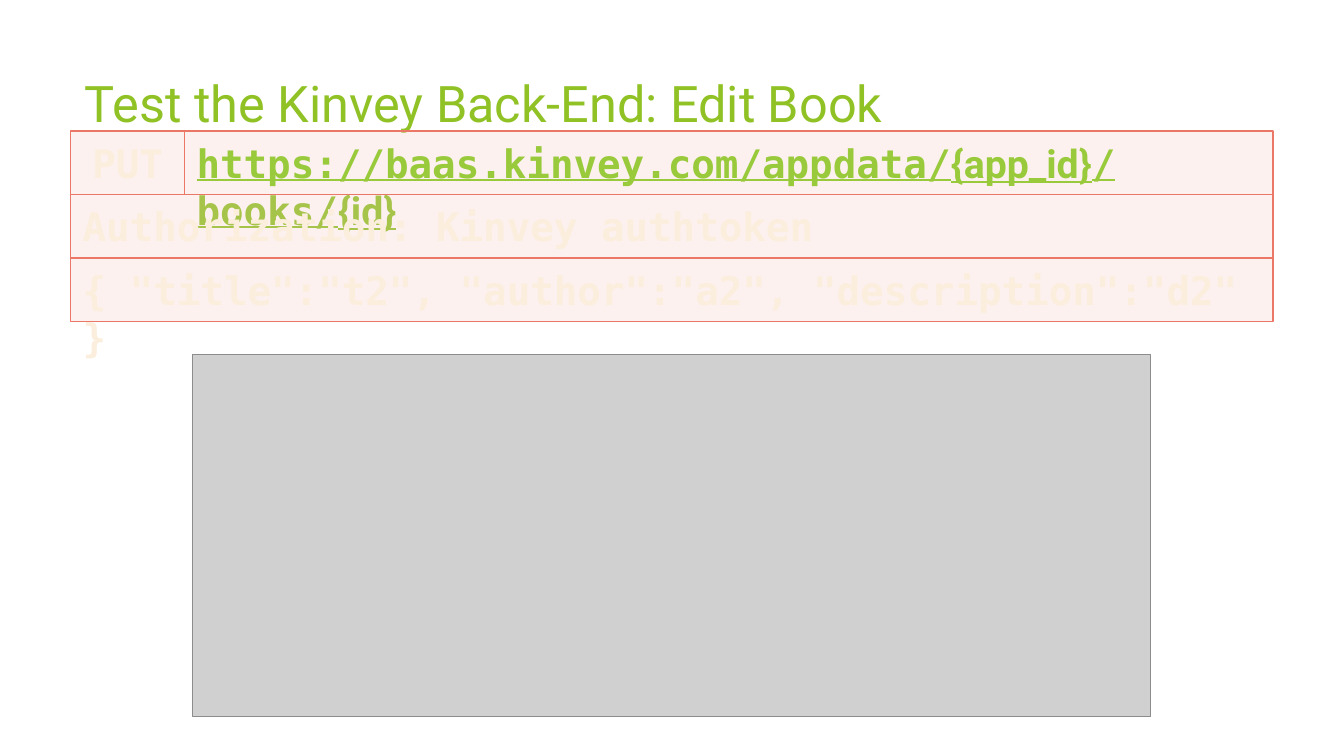
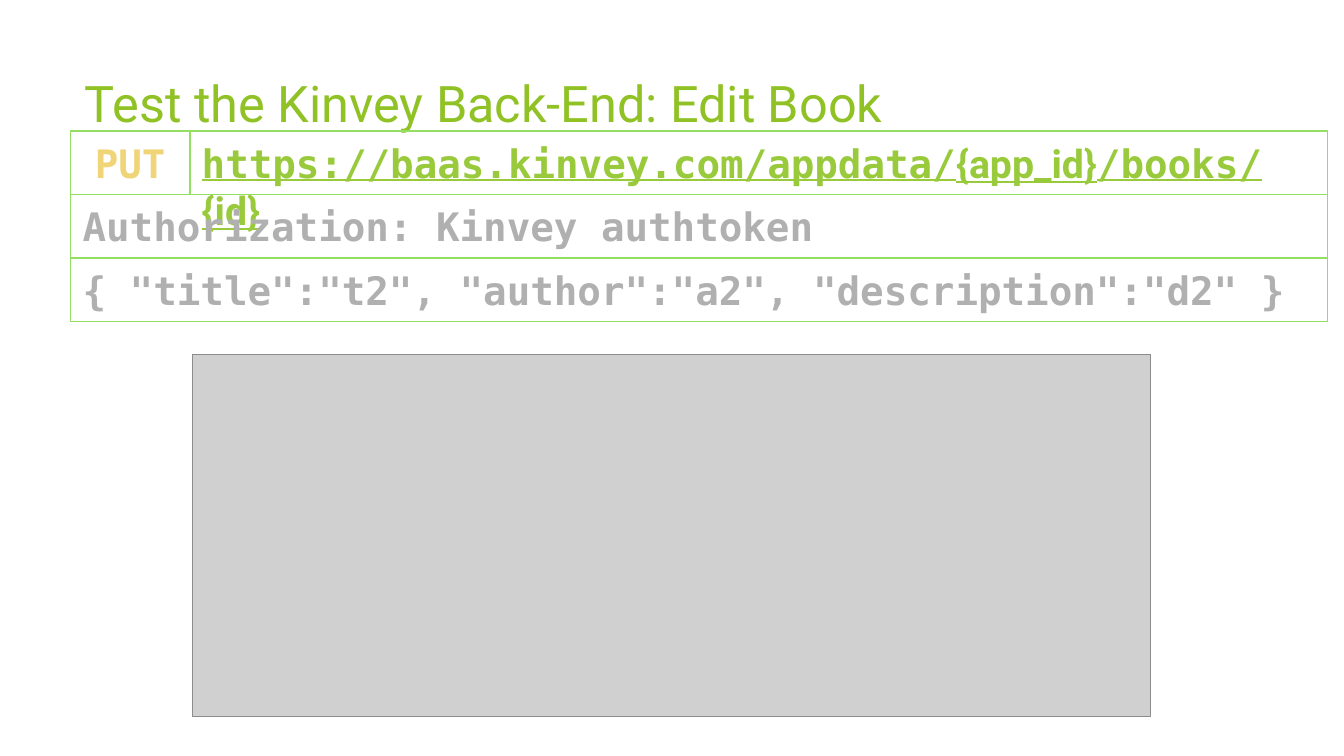
Before and after one commit to profjordanov/hybrid-app-development, a slide deck: slide 20 of 03. Async JS/tasks.pptx. Drawn at 1344x756 pixels with LibreOffice and Linux fonts; fonts in the diff are those of the drawing; grey boxes stand for pictures. Boxes give left, top, right and bottom in pixels: in the first picture for what was removed or moved away, otherwise in the second. Text is boxed around its words. In the diff, an @@ line names an element or a change of style, - is before the commit and + after.

```diff
--- a/03. Async JS/tasks.pptx
+++ b/03. Async JS/tasks.pptx
@@ rectangle "PUT": place and size @@
-rectangle "PUT" at <box>71,131,185,195</box>
+rectangle "PUT" at <box>71,131,190,195</box>
@@ text in rectangle at <box>95,149,166,179</box>: text added @@
+PUT
@@ rectangle "https://baas.kinvey.com/appdata/{app_id}/books/{id}": place and size @@
-rectangle "https://baas.kinvey.com/appdata/{app_id}/books/{id}" at <box>185,131,1273,195</box>
+rectangle "https://baas.kinvey.com/appdata/{app_id}/books/{id}" at <box>190,131,1327,195</box>
@@ rectangle "Authorization: Kinvey authtoken": place and size @@
-rectangle "Authorization: Kinvey authtoken" at <box>71,195,1273,258</box>
+rectangle "Authorization: Kinvey authtoken" at <box>71,195,1327,258</box>
@@ rectangle "Authorization: Kinvey authtoken" at <box>71,195,1327,258</box>: text colour #FBEEDC to #B0B0B0; fill #F2A499 at 15% opacity to none; outline #EB7766 1 pt to #94DE61 1 pt @@
@@ fill #F2A499 at 15% opacity to none; outline #EB7766 1 pt to #94DE61 1 pt in 3 elements at <box>190,131,1327,195</box>, <box>71,131,190,195</box>, <box>71,258,1327,322</box> @@
@@ rectangle "{ "title":"t2", "author":"a2", "description":"d2" }": place and size @@
-rectangle "{ "title":"t2", "author":"a2", "description":"d2" }" at <box>71,258,1273,322</box>
+rectangle "{ "title":"t2", "author":"a2", "description":"d2" }" at <box>71,258,1327,322</box>
@@ text in rectangle at <box>130,273,1237,313</box>: text added @@
+{ "title":"t2", "author":"a2", "description":"d2" }
```
Also in this commit, not shown: 50 other slides changed, 9 slides added, 13 slides removed, 1 other file.
